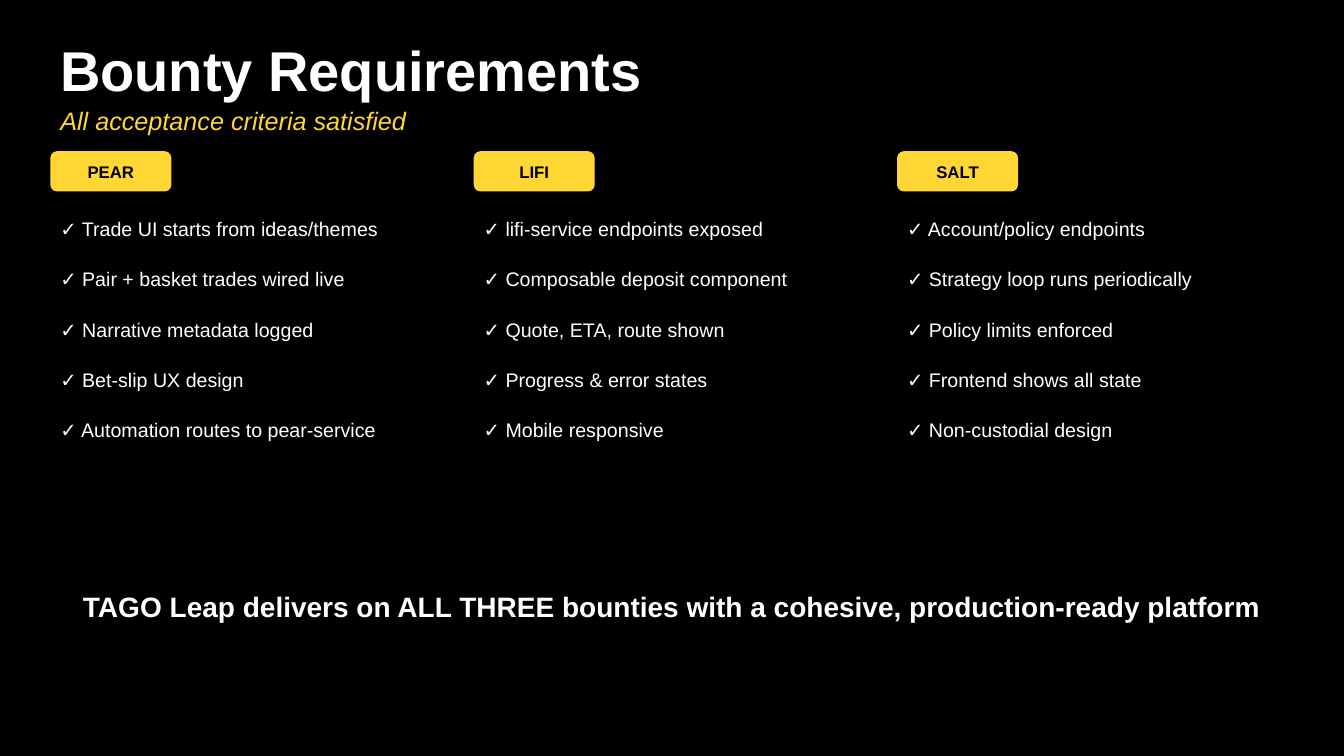
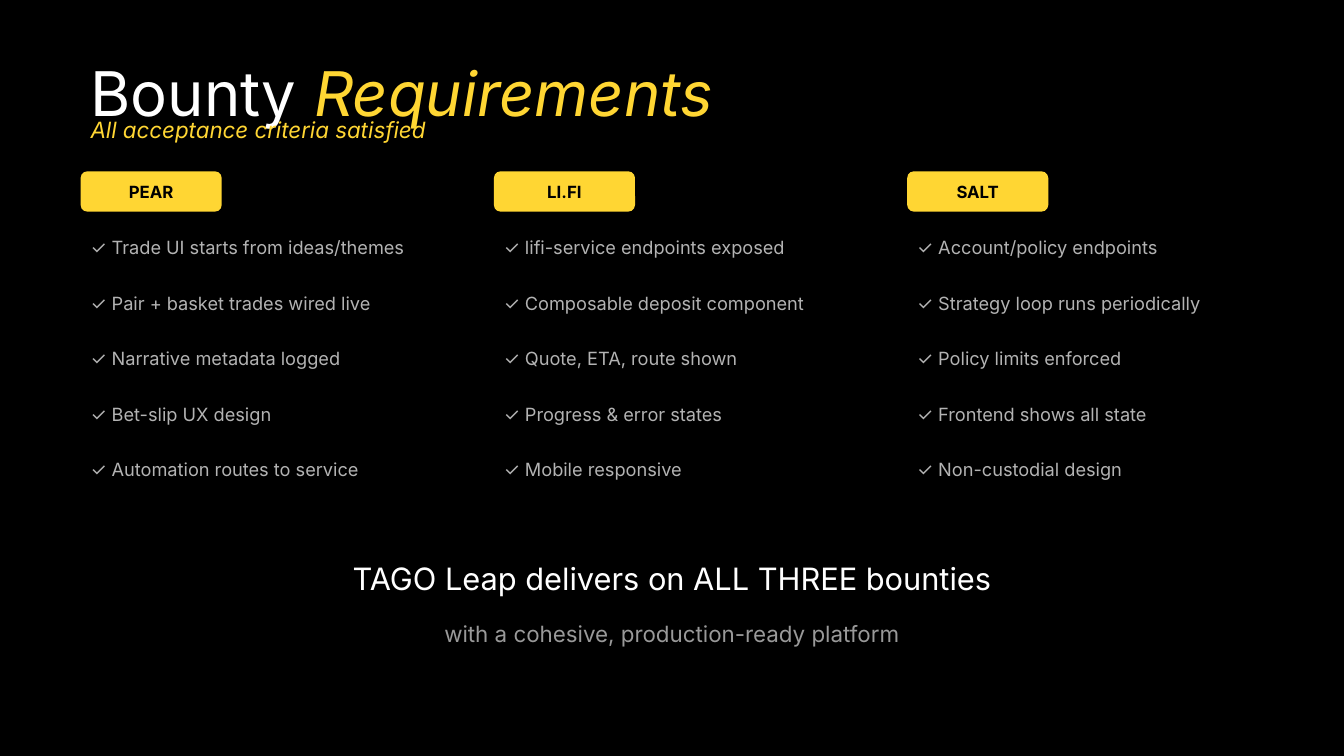
Before and after one commit to RealKevinApetrei/tago-leap, a slide deck: slide 10 of TAGO_Leap_Pitch_Deck.pptx (slide 9 before the commit). Drawn at 1344x756 pixels with LibreOffice and Linux fonts; fonts in the diff are those of the drawing. Boxes give left, top, right and bottom in pixels: in the first picture for what was removed or moved away, otherwise in the second. Text is boxed around its words. In the diff, an @@ line names an element or a change of style, - is before the commit and + after.

```diff
--- a/TAGO_Leap_Pitch_Deck.pptx
+++ b/TAGO_Leap_Pitch_Deck.pptx
@@ text "Bounty Requirements": place and size @@
-text "Bounty Requirements" at [60, 50, 641, 100]
+text "Bounty Requirements" at [91, 69, 713, 129]
@@ text "Bounty Requirements" at [91, 69, 713, 129]: size 40 to 44 pt, font Arial to Inter, bold off; text colour #FFFFFF to #FFD633, italic on in "Requirements" @@
@@ text "All acceptance criteria satisfied": place and size @@
-text "All acceptance criteria satisfied" at [60, 111, 406, 136]
+text "All acceptance criteria satisfied" at [91, 119, 425, 143]
@@ text "All acceptance criteria satisfied" at [91, 119, 425, 143]: size 18 to 16 pt, font Arial to Inter @@
@@ rounded rectangle "PEAR" at [81, 171, 222, 212]: font Arial to Inter @@
@@ rounded rectangle "PEAR": place and size @@
-rounded rectangle "PEAR" at [50, 151, 171, 192]
+rounded rectangle "PEAR" at [81, 171, 222, 212]
@@ rounded rectangle removed at [474, 151, 595, 192] @@
-LIFI
@@ rounded rectangle added at [494, 171, 635, 212], fill #FFD633, 12 pt, text #000000, bold @@
+LI.FI
@@ rounded rectangle "SALT": place and size @@
-rounded rectangle "SALT" at [897, 151, 1018, 192]
+rounded rectangle "SALT" at [907, 171, 1049, 212]
@@ rounded rectangle "SALT" at [907, 171, 1049, 212]: font Arial to Inter @@
@@ text "✓ Trade UI starts from ...": place and size @@
-text "✓ Trade UI starts from ..." at [82, 221, 378, 237]
+text "✓ Trade UI starts from ..." at [112, 240, 404, 256]
@@ text "✓ lifi-service endpoints exposed": place and size @@
-text "✓ lifi-service endpoints exposed" at [506, 221, 763, 240]
+text "✓ lifi-service endpoints exposed" at [525, 240, 784, 258]
@@ text "✓ Account/policy endpoints": place and size @@
-text "✓ Account/policy endpoints" at [928, 221, 1145, 240]
+text "✓ Account/policy endpoints" at [938, 240, 1157, 258]
@@ text "✓ Pair + basket trades ...": place and size @@
-text "✓ Pair + basket trades ..." at [82, 271, 344, 287]
+text "✓ Pair + basket trades ..." at [112, 296, 370, 310]
@@ text "✓ Composable deposit component": place and size @@
-text "✓ Composable deposit component" at [506, 271, 787, 290]
+text "✓ Composable deposit component" at [525, 296, 804, 314]
@@ text "✓ Strategy loop runs periodically": place and size @@
-text "✓ Strategy loop runs periodically" at [929, 271, 1192, 290]
+text "✓ Strategy loop runs periodically" at [938, 296, 1200, 314]
@@ text "✓ Narrative metadata logged": place and size @@
-text "✓ Narrative metadata logged" at [82, 322, 313, 341]
+text "✓ Narrative metadata logged" at [112, 351, 340, 369]
@@ text "✓ Quote, ETA, route shown": place and size @@
-text "✓ Quote, ETA, route shown" at [506, 322, 725, 341]
+text "✓ Quote, ETA, route shown" at [525, 351, 737, 368]
@@ text "✓ Policy limits enforced": place and size @@
-text "✓ Policy limits enforced" at [929, 322, 1113, 341]
+text "✓ Policy limits enforced" at [938, 351, 1121, 369]
@@ size 14 to 13 pt, font Arial to Inter, text colour #FFFFFF to #B3B3B3 in 14 elements at [938, 240, 1157, 258], [938, 296, 1200, 314], [525, 240, 784, 258], [938, 351, 1121, 369], [525, 296, 804, 314], [112, 240, 404, 256], [938, 407, 1146, 421], [525, 351, 737, 368], [112, 296, 370, 310], [938, 462, 1122, 480], [525, 407, 722, 425], [112, 351, 340, 369], [525, 462, 682, 480], [112, 407, 272, 425] @@
@@ text "✓ Bet-slip UX design": place and size @@
-text "✓ Bet-slip UX design" at [82, 372, 244, 391]
+text "✓ Bet-slip UX design" at [112, 407, 272, 425]
@@ text "✓ Progress & error states": place and size @@
-text "✓ Progress & error states" at [506, 373, 707, 391]
+text "✓ Progress & error states" at [525, 407, 722, 425]
@@ text "✓ Frontend shows all state": place and size @@
-text "✓ Frontend shows all state" at [929, 372, 1142, 388]
+text "✓ Frontend shows all state" at [938, 407, 1146, 421]
@@ text at [112, 462, 359, 476]: text changed; size 14 to 13 pt; font Arial to Inter; text colour #FFFFFF to #B3B3B3 @@
-✓ Automation routes to pear-service
+✓ Automation routes to service
@@ text "✓ Mobile responsive": place and size @@
-text "✓ Mobile responsive" at [506, 422, 664, 441]
+text "✓ Mobile responsive" at [525, 462, 682, 480]
@@ text "✓ Non-custodial design": place and size @@
-text "✓ Non-custodial design" at [929, 422, 1112, 441]
+text "✓ Non-custodial design" at [938, 462, 1122, 480]
@@ text added at [353, 567, 991, 596], 22 pt, text #FFFFFF @@
+TAGO Leap delivers on ALL THREE bounties
@@ text at [444, 625, 900, 647]: text changed; size 20 to 16 pt; font Arial to Inter; text colour #FFFFFF to #999999; bold off @@
-TAGO Leap delivers on ALL THREE bounties with a cohesive, production-ready platform
+with a cohesive, production-ready platform
```
Also in this commit, not shown: 8 other slides changed, 3 slides added, 2 slides removed, 6 other files.
